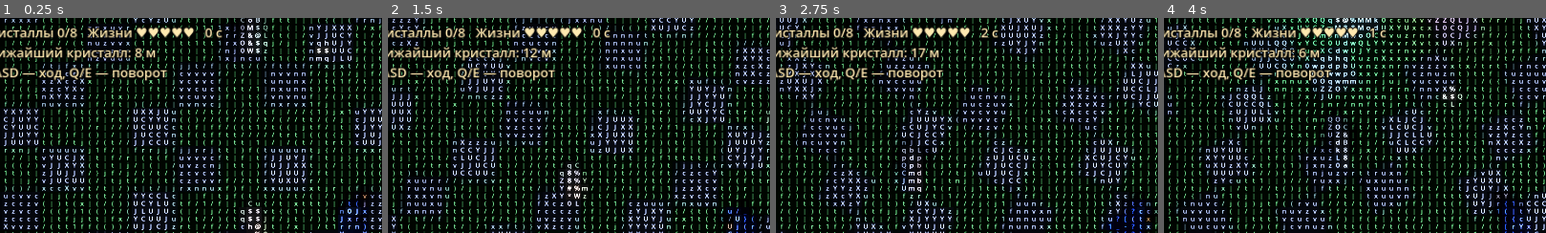
Above: before the commit, frames 1-4 (left to right).
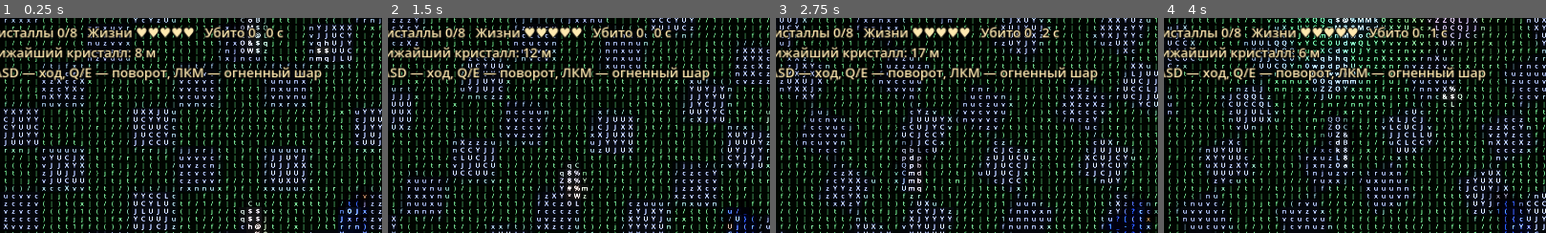
Above: after the commit, the same moments.

Repository: arteick/proxy-test
Game: Godot game, scene res://main.tscn
The game is run twice, just before and just after one commit, with the same random seed, the same clock (stepped at 60 frames per second) and the same inputs.
Inputs (mouse positions are % of the whole screen's width and height, from its top left):
- Up to frame 1 (0.25 s): no input
- Up to frame 2 (1.5 s): tap Enter at 0.5 s; move the mouse to (72, 45) at 0.52 s; hold D 0.53-1.28 s; tap R at 0.6 s; click (72, 45) at 0.67 s; move the mouse to (30, 55) at 1.27 s; hold S from 1.28 s (still down); tap Q at 1.35 s
- Up to frame 3 (2.75 s): move the mouse to (60, 28) at 2.02 s; release S at 2.03 s; hold D from 2.03 s (still down); hold E from 2.03 s (still down)
- Up to frame 4 (4 s): move the mouse to (45, 70) at 2.77 s; release D at 2.78 s; release E at 2.78 s; hold W 2.78-3.53 s; tap R at 2.85 s; click (45, 70) at 2.92 s; move the mouse to (80, 65) at 3.52 s; hold A from 3.53 s (still down); hold Q from 3.53 s (still down)
The pictures show only the part of the screen within x 4-54%, y 0-50%; the shares and areas given below are measured in that part.

The runs differ from the first frame. In frame 1, 1.6% of the frame differs, in the area x 43-85%, y 3-30%; in frame 2, 1.6%; in frame 3, 1.6%; in frame 4, 1.6%.

Commit message:
Чат: шар убивает мышь с одного попадания
Co-Authored-By: Claude Sonnet 5.5 <noreply@anthropic.com>
Claude-Session: https://claude.ai/code/session_01XTee8VMZvt8SkifBR1NnsL

Diff:
--- a/godot/scripts/game.gd
+++ b/godot/scripts/game.gd
@@ -9,7 +9,7 @@
 const ENEMY_SPEED := 3.0
 const HP_MAX := 5          # жизни героя
 const ENEMY_HP := 3        # жизни каждой мыши, у всех одинаково
-const FIREBALL_DMG := 1
+const FIREBALL_DMG := 9999   # пока шар убивает любую мышь с одного попадания
 const BLAST_R := 2.5
 const INVULN := 1.2
 
@@ -19,6 +19,7 @@
 var homes: Array = []      # где тень стоит, пока героя не видно
 var hp := HP_MAX
 var score := 0
+var kills := 0             # убито мышей
 var time := 0.0
 var hurt_cd := 0.0
 var state := "play"        # play | win | lose
@@ -76,4 +77,5 @@
 				homes.remove_at(i)
 				enemy_hp.remove_at(i)
 				dead.append(i)
+				kills += 1
 	return dead
--- a/godot/scripts/hud.gd
+++ b/godot/scripts/hud.gd
@@ -3,7 +3,7 @@
 
 static func text(game: Game, hero: Vector3) -> String:
 	var hp := maxi(game.hp, 0)
-	var line := "Кристаллы %d/%d   Жизни %s   %d с" % [game.score, Game.CRYSTALS, "♥".repeat(hp) + "·".repeat(Game.HP_MAX - hp), int(game.time)]
+	var line := "Кристаллы %d/%d   Жизни %s   Убито %d   %d с" % [game.score, Game.CRYSTALS, "♥".repeat(hp) + "·".repeat(Game.HP_MAX - hp), game.kills, int(game.time)]
 	if game.state == "win":
 		return line + "\n\nПобеда! R — заново"
 	if game.state == "lose":
@@ -12,7 +12,7 @@
 	for c in game.crystals:
 		best = minf(best, c.distance_to(Vector2(hero.x, hero.z)))
 	line += "\nБлижайший кристалл: %d м" % int(best)
-	return line + "\nWASD — ход, Q/E — поворот"
+	return line + "\nWASD — ход, Q/E — поворот, ЛКМ — огненный шар"
 
 static func make_label() -> Label:
 	var l := Label.new()
--- a/godot/scripts/world.gd
+++ b/godot/scripts/world.gd
@@ -66,6 +66,7 @@
 	for i in game.blast(Vector2(at.x, at.z)):
 		enemy_nodes[i].queue_free()
 		enemy_nodes.remove_at(i)
+		light.flash()
 
 func _unhandled_key_input(e: InputEvent) -> void:
 	if e is InputEventKey and e.pressed and e.physical_keycode == KEY_R:
--- a/godot/tests/run.gd
+++ b/godot/tests/run.gd
@@ -69,7 +69,8 @@
 	bg.enemies = [Vector2(0, 0), Vector2(1, 0), Vector2(50, 0)]
 	bg.homes = bg.enemies.duplicate()
 	bg.enemy_hp = [1, 3, 3]
-	check(bg.blast(Vector2(0, 0)) == [0] and bg.enemies.size() == 2 and bg.enemy_hp == [2, 3] and bg.homes.size() == 2, "взрыв: ранит в радиусе, убивает без жизней, дальние целы")
+	check(bg.blast(Vector2(0, 0), 1) == [0] and bg.enemies.size() == 2 and bg.enemy_hp == [2, 3] and bg.homes.size() == 2, "взрыв: ранит в радиусе, убивает без жизней, дальние целы")
+	check(bg.kills == 1 and bg.blast(Vector2(1, 0)) == [0] and bg.kills == 2 and bg.enemies == [Vector2(50, 0)] and bg.blast(Vector2(50, 0)) == [0] and bg.enemies.is_empty(), "шар убивает мышь с одного попадания, убийства считаются")
 	var w := Game.new(3)
 	w.enemies = []; w.homes = []
 	var evs: Array = []
Not shown, changed: docs/MEMORY.md
Not shown, changed: docs/PROGRESS.md
Not shown, added: docs/chat/20261026-033205-ir96.md
